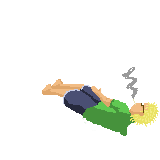
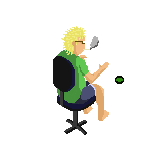
Layered file, before and after one edit (160x160). Changes by layer:
hid group "Generalist copie" (2 layers) over [42, 67, 159, 136]
showed group "Generalist" (3 layers) over [52, 26, 125, 135]
